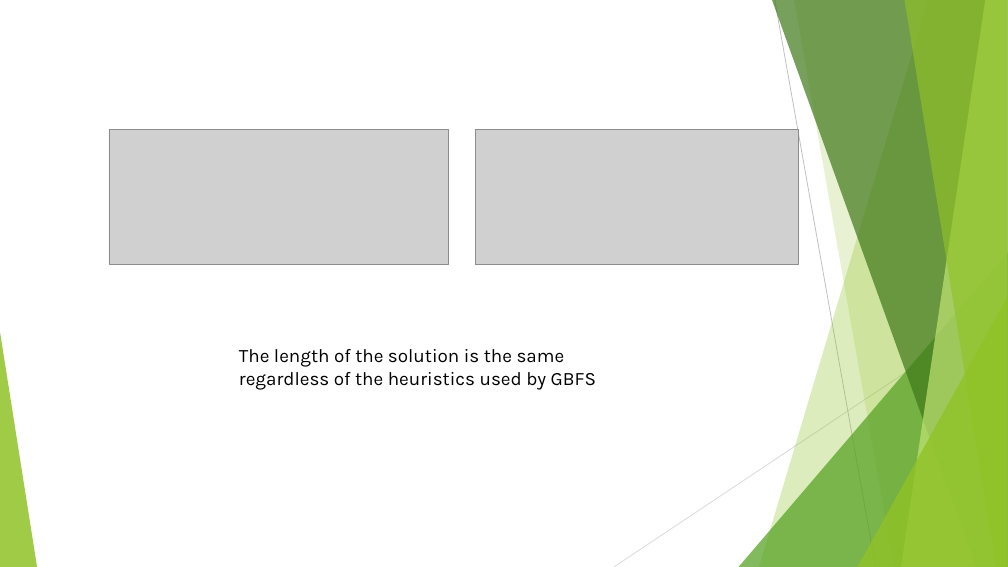
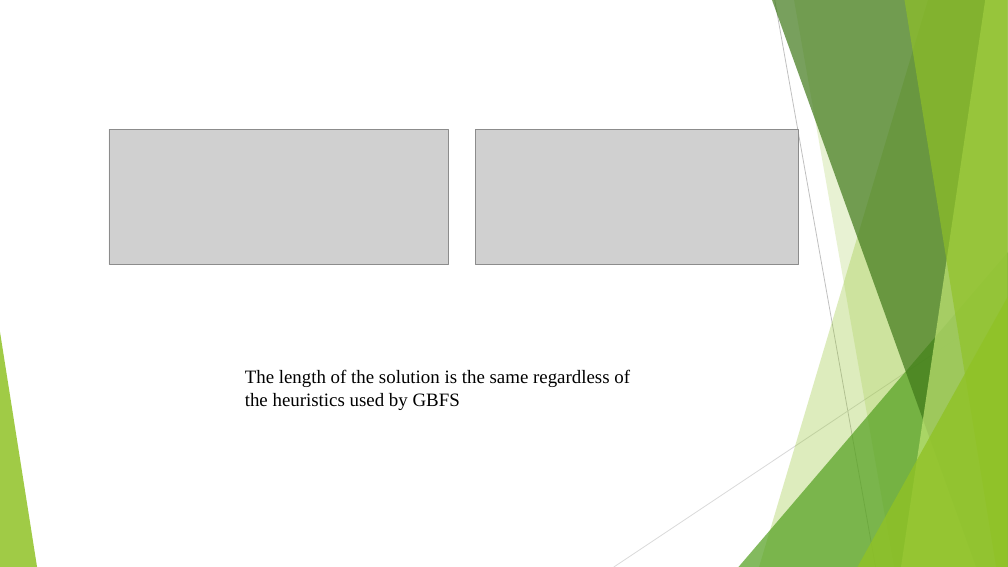
Before and after one commit to LittleNightmare/Mini-project2-for-COMP472, a slide deck: slide 3 of Analysis_sildes.pptx. Drawn at 1008x567 pixels with LibreOffice and Linux fonts; fonts in the diff are those of the drawing; grey boxes stand for pictures. Boxes give left, top, right and bottom in pixels: in the first picture for what was removed or moved away, otherwise in the second. Text is boxed around its words. In the diff, an @@ line names an element or a change of style, - is before the commit and + after.

```diff
--- a/Analysis_sildes.pptx
+++ b/Analysis_sildes.pptx
@@ text "The length of the solution ...": place and size @@
-text "The length of the solution ..." at [239, 349, 596, 390]
+text "The length of the solution ..." at [245, 369, 630, 410]
@@ text "The length of the solution ..." at [245, 369, 630, 410]: font Karla to Times New Roman @@
```
Also in this commit, not shown: 5 other slides changed, 1 slide added.
